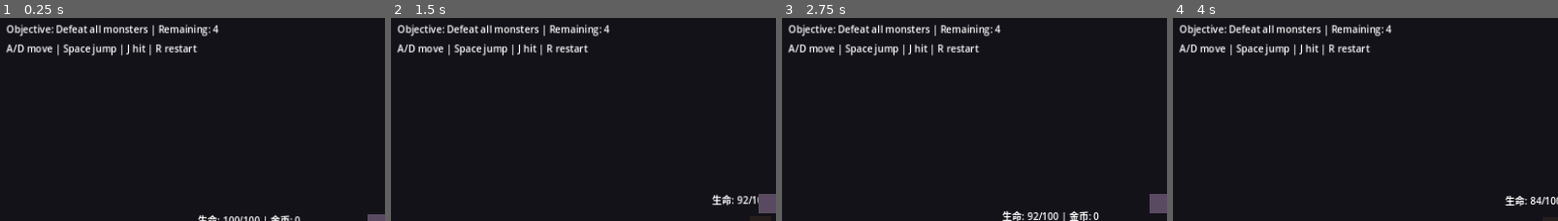
Above: before the commit, frames 1-4 (left to right).
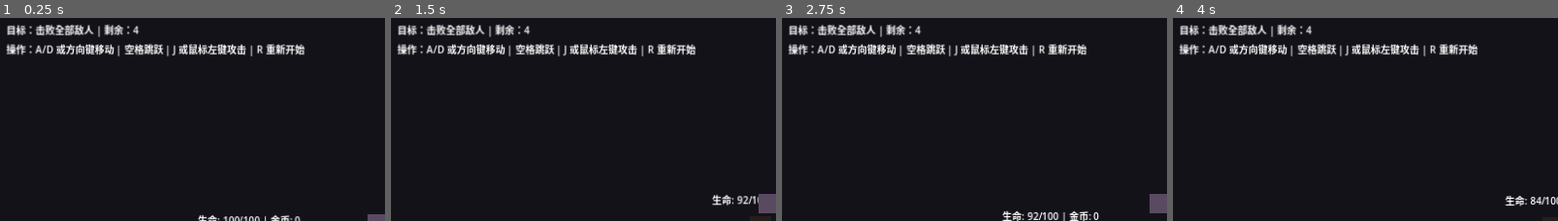
Above: after the commit, the same moments.

Repository: 98longq/relicbound
Game: Godot game, scene res://scenes/levels/test_level.tscn
Two runs of this game, one before a commit and one after it. Both use one fixed random seed, a clock stepped at 60 frames per second and the inputs below.
Inputs (mouse positions are % of the whole screen's width and height, from its top left):
- Up to frame 1 (0.25 s): no input
- Up to frame 2 (1.5 s): tap Enter (ui_accept) at 0.5, 0.77 s; move the mouse to (72, 46) at 0.52 s; hold R 0.53-1.28 s; hold Right (ui_right) from 0.53 s (still down); click (72, 46) at 0.67 s; move the mouse to (29, 57) at 1.27 s; tap Space at 1.35 s
- Up to frame 3 (2.75 s): tap Enter (ui_accept) at 1.52, 2 s; move the mouse to (60, 28) at 2.02 s; release Right (ui_right) at 2.03 s; hold Left (ui_left) from 2.03 s (still down); hold J from 2.03 s (still down)
- Up to frame 4 (4 s): move the mouse to (45, 73) at 2.77 s; release Left (ui_left) at 2.78 s; release J at 2.78 s; hold Right (ui_right) from 2.78 s (still down); tap R at 2.85 s; click (45, 73) at 2.92 s; tap Enter (ui_accept) at 3.02, 3.77 s; move the mouse to (80, 68) at 3.52 s; hold Space from 3.53 s (still down)
The pictures show only the part of the screen within x 0-50%, y 0-50%; the shares and areas given below are measured in that part.

The runs differ from the first frame. In frame 1, 4.7% of the frame differs, in the area x 1-80%, y 3-20%; in frame 2, 4.7%; in frame 3, 4.7%; in frame 4, 4.7%.

Commit message:
Localize HUD and objective text to Chinese

Diff:
--- a/scenes/levels/test_level.tscn
+++ b/scenes/levels/test_level.tscn
@@ -30,16 +30,16 @@
 [node name="ObjectiveLabel" type="Label" parent="HUD"]
 offset_left = 20.0
 offset_top = 20.0
-offset_right = 660.0
+offset_right = 760.0
 offset_bottom = 52.0
-text = "Stage goal: clear all enemies"
+text = "目标：击败全部敌人"
 
 [node name="ControlsLabel" type="Label" parent="HUD"]
 offset_left = 20.0
 offset_top = 52.0
-offset_right = 820.0
+offset_right = 980.0
 offset_bottom = 84.0
-text = "A/D move | Space jump | J hit | R restart"
+text = "操作：A/D 或方向键移动 | 空格跳跃 | J 或鼠标左键攻击 | R 重新开始"
 
 [node name="PlayerSpawn" type="Marker2D" parent="."]
 position = Vector2(160, 520)
--- a/scripts/systems/level_controller.gd
+++ b/scripts/systems/level_controller.gd
@@ -58,7 +58,7 @@
 func _trigger_victory() -> void:
 	is_victory = true
 	if objective_label != null:
-		objective_label.text = "VICTORY! All monsters defeated. Press R to restart."
+		objective_label.text = "胜利！所有敌人已击败，按 R 重新开始。"
 
 
 func _update_objective_label(remaining_enemies: int = -1) -> void:
@@ -66,10 +66,10 @@
 		return
 
 	if _is_player_dead():
-		objective_label.text = "DEFEATED. Press R to restart."
+		objective_label.text = "失败！按 R 重新开始。"
 		return
 
 	if remaining_enemies < 0:
 		remaining_enemies = _count_alive_enemies()
 
-	objective_label.text = "Objective: Defeat all monsters | Remaining: %s" % remaining_enemies
+	objective_label.text = "目标：击败全部敌人 | 剩余：%s" % remaining_enemies
